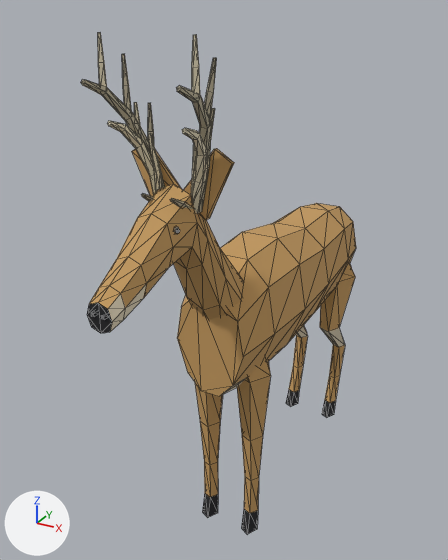
One commit to the glTF model site/models/GN_DeerBuck_faceted_01.glb: the scene before it, then after it.
Both versions are drawn from a 50 mm camera at (0.87, -2.05, 1.82) aimed at (-0.12, -0.25, 0.92). Arrows for +X, +Y and +Z are at lower left; the lights stay in place. The picture after the commit comes second. Mesh edges are drawn as thin lines. Where no turn or scale is listed for an object, it has been applied to the vertices. Vertices at exactly the same position are counted once.

Names of what the first picture shows: 'GN_DeerBuck_faceted', 'GN_DeerBuck_faceted_Antlers_10pt', 'GN_DeerBuck_faceted_Antlers_Fork', 'GN_DeerBuck_faceted_Antlers_Spike'.
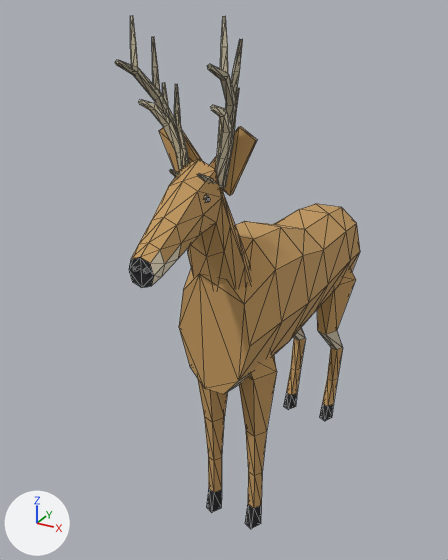
Edits to the bpy script that builds the scene:
```text
Change me_gn_deerbuck_faceted:
    remove me_gn_deerbuck_faceted.from_pydata(...)  # 432 vertices, 804 faces; spans x -0.18..0.18, y -1.07..0.69, z 0.0..1.49
    add me_gn_deerbuck_faceted.from_pydata(...)  # 432 vertices, 804 faces; spans x -0.18..0.18, y -0.9..0.67, z 0.0..1.53
    me_gn_deerbuck_faceted part 1: the loose piece of 30 vertices spanning x -0.13..0.0, y -0.49..-0.33, z 0.0..0.78 is scaled about its middle by (1.08, 1.1, 1), then moved by (0.0, 0.03, 0.0)
    me_gn_deerbuck_faceted part 2: the loose piece of 35 vertices spanning x -0.15..0.01, y 0.28..0.53, z 0.0..0.8 is scaled about its middle by (1.09, 1.06, 1), then moved by (0.0, -0.03, 0.0)
    me_gn_deerbuck_faceted part 3: the loose piece of 30 vertices spanning x 0.01..0.15, y -0.49..-0.33, z 0.0..0.78 is scaled about its middle by (1.08, 1.1, 1), then moved by (0.0, 0.03, 0.0)
    me_gn_deerbuck_faceted part 4: the loose piece of 35 vertices spanning x 0.01..0.17, y 0.28..0.53, z 0.0..0.8 is scaled about its middle by (1.09, 1.06, 1), then moved by (0.0, -0.03, 0.0)
    me_gn_deerbuck_faceted part 5: the loose piece of 8 vertices spanning x -0.15..0.01, y -0.71..-0.69, z 1.31..1.49 is moved by (0.0, 0.13, 0.03)
    me_gn_deerbuck_faceted part 6: the loose piece of 8 vertices spanning x -0.01..0.15, y -0.71..-0.69, z 1.31..1.49 is moved by (0.0, 0.13, 0.03)
    me_gn_deerbuck_faceted part 7: the loose piece of 8 vertices spanning x 0.01..0.02, y -1.07..-1.05, z 1.16..1.17 is moved by (0.0, 0.17, 0.05)
    me_gn_deerbuck_faceted part 8: 94 of 432 vertices moved; they spanned x -0.18..0.18, y -1.07..-0.22, z 0.62..1.4 and now span x -0.18..0.18, y -0.9..-0.2, z 0.62..1.44; mean shift (0.0, 0.09, 0.03); largest move (0.0, -1.07, 1.2) -> (0.0, -0.9, 1.25)
    me_gn_deerbuck_faceted part 9: 28 of 432 vertices moved; they spanned x -0.16..0.16, y 0.3..0.57, z 0.68..1.05 and now span x -0.17..0.17, y 0.3..0.58, z 0.65..1.04; mean shift (0.0, 0.01, -0.02); largest move (-0.03, 0.57, 0.7) -> (-0.04, 0.58, 0.66)
    other edits to the shape of me_gn_deerbuck_faceted do not show in these pictures
Change me_gn_deerbuck_faceted_antlers_8pt:
    remove me_gn_deerbuck_faceted_antlers_8pt.from_pydata(...)  # 122 vertices, 212 faces; spans x -0.141..0.14, y -0.905..-0.692, z 1.323..1.712
    add me_gn_deerbuck_faceted_antlers_8pt.from_pydata(...)  # 122 vertices, 212 faces; spans x -0.141..0.14, y -0.776..-0.563, z 1.358..1.746
    me_gn_deerbuck_faceted_antlers_8pt part 10: the whole mesh is moved by (0.0, 0.129, 0.034)
Change me_gn_deerbuck_faceted_antlers_10pt:
    remove me_gn_deerbuck_faceted_antlers_10pt.from_pydata(...)  # 146 vertices, 252 faces; spans x -0.141..0.14, y -0.905..-0.692, z 1.323..1.763
    add me_gn_deerbuck_faceted_antlers_10pt.from_pydata(...)  # 146 vertices, 252 faces; spans x -0.141..0.14, y -0.776..-0.563, z 1.358..1.797
    me_gn_deerbuck_faceted_antlers_10pt part 11: the whole mesh is moved by (0.0, 0.129, 0.034)
Change me_gn_deerbuck_faceted_antlers_fork:
    remove me_gn_deerbuck_faceted_antlers_fork.from_pydata(...)  # 74 vertices, 132 faces; spans x -0.117..0.117, y -0.851..-0.704, z 1.329..1.598
    add me_gn_deerbuck_faceted_antlers_fork.from_pydata(...)  # 74 vertices, 132 faces; spans x -0.117..0.117, y -0.722..-0.575, z 1.363..1.633
    me_gn_deerbuck_faceted_antlers_fork part 12: the whole mesh is moved by (0.0, 0.129, 0.034)
Change me_gn_deerbuck_faceted_antlers_spike:
    remove me_gn_deerbuck_faceted_antlers_spike.from_pydata(...)  # 24 vertices, 40 faces; spans x -0.074..0.074, y -0.745..-0.707, z 1.332..1.523
    add me_gn_deerbuck_faceted_antlers_spike.from_pydata(...)  # 24 vertices, 40 faces; spans x -0.074..0.074, y -0.616..-0.578, z 1.366..1.557
    me_gn_deerbuck_faceted_antlers_spike part 13: the whole mesh is moved by (0.0, 0.129, 0.034)
```

What differs and where, as boxes (x1, y1, x2, y2) in the pictures (448 x 560 px; the box of a moved part takes in the faces that stretch with it):
'GN_DeerBuck_faceted', reshaped (14% narrower)
    before: (87, 148, 356, 534)
    after: (129, 126, 360, 529)
'GN_DeerBuck_faceted_Antlers_10pt', moved
    before: (81, 32, 217, 214)
    after: (130, 16, 243, 189)
'GN_DeerBuck_faceted_Antlers_Fork', moved
    before: (107, 102, 208, 182)
    after: (138, 83, 233, 159)
'GN_DeerBuck_faceted_Antlers_8pt', moved (not visible before)
    after: (115, 37, 190, 171)
'GN_DeerBuck_faceted_Antlers_Spike', moved
    before: (148, 133, 197, 196)
    after: (175, 112, 222, 171)
part 1 of me_gn_deerbuck_faceted, moved or reshaped
    before: (195, 383, 223, 518)
    after: (197, 378, 228, 513)
part 2 of me_gn_deerbuck_faceted, moved or reshaped
    before: (286, 325, 308, 406)
    after: (284, 328, 306, 410)
part 3 of me_gn_deerbuck_faceted, moved or reshaped
    before: (237, 358, 271, 534)
    after: (239, 352, 277, 529)
part 4 of me_gn_deerbuck_faceted, moved or reshaped
    before: (320, 263, 355, 418)
    after: (317, 268, 356, 421)
part 5 of me_gn_deerbuck_faceted, moved or reshaped
    before: (132, 149, 181, 196)
    after: (159, 127, 202, 172)
part 6 of me_gn_deerbuck_faceted, moved or reshaped
    before: (184, 148, 234, 220)
    after: (209, 126, 257, 195)
part 7 of me_gn_deerbuck_faceted, moved or reshaped
    before: (101, 314, 106, 320)
    after: (143, 269, 148, 274)
part 8 of me_gn_deerbuck_faceted, moved or reshaped
    before: (87, 184, 329, 396)
    after: (129, 159, 328, 394)
part 9 of me_gn_deerbuck_faceted, moved or reshaped
    before: (274, 203, 356, 313)
    after: (274, 204, 360, 312)
